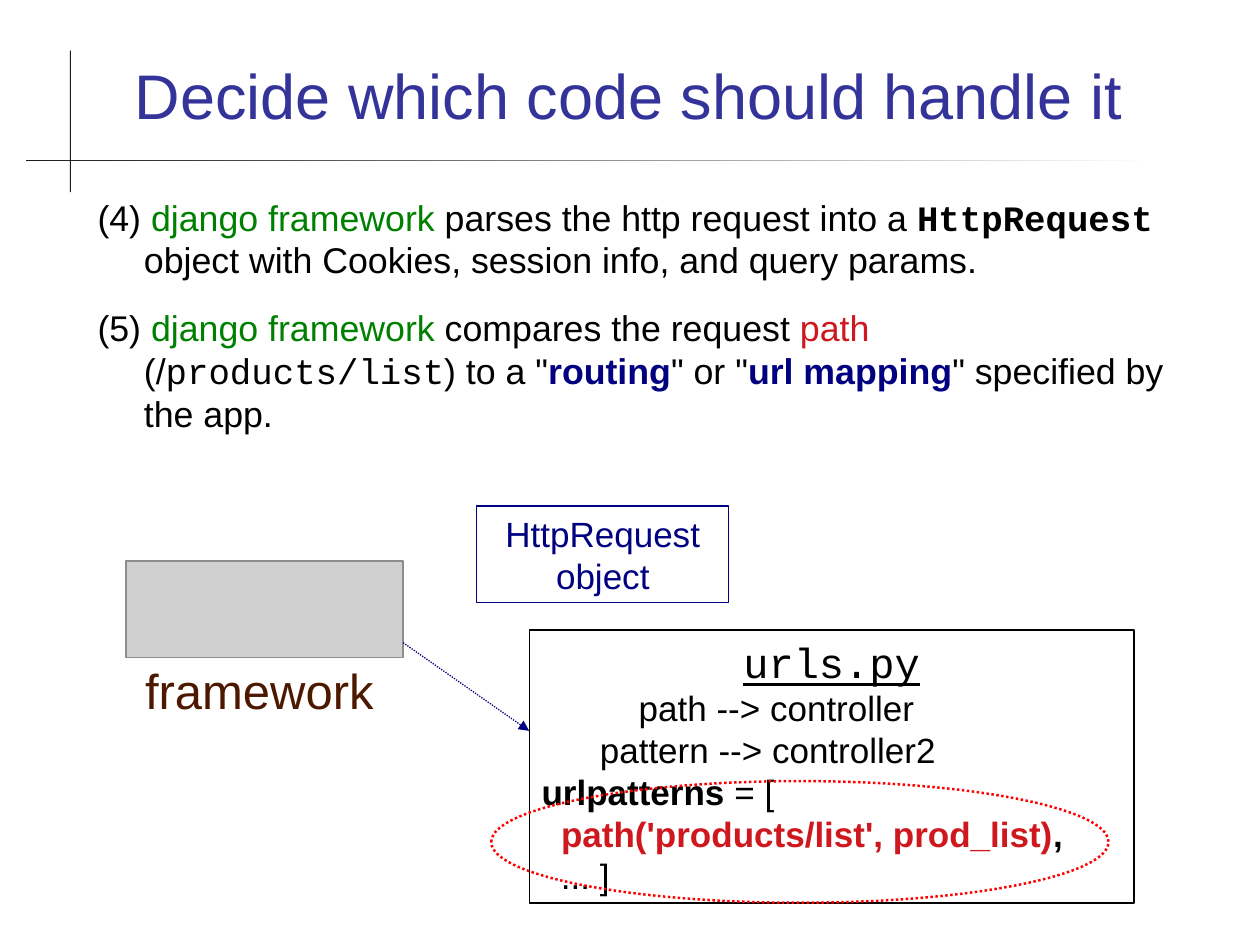
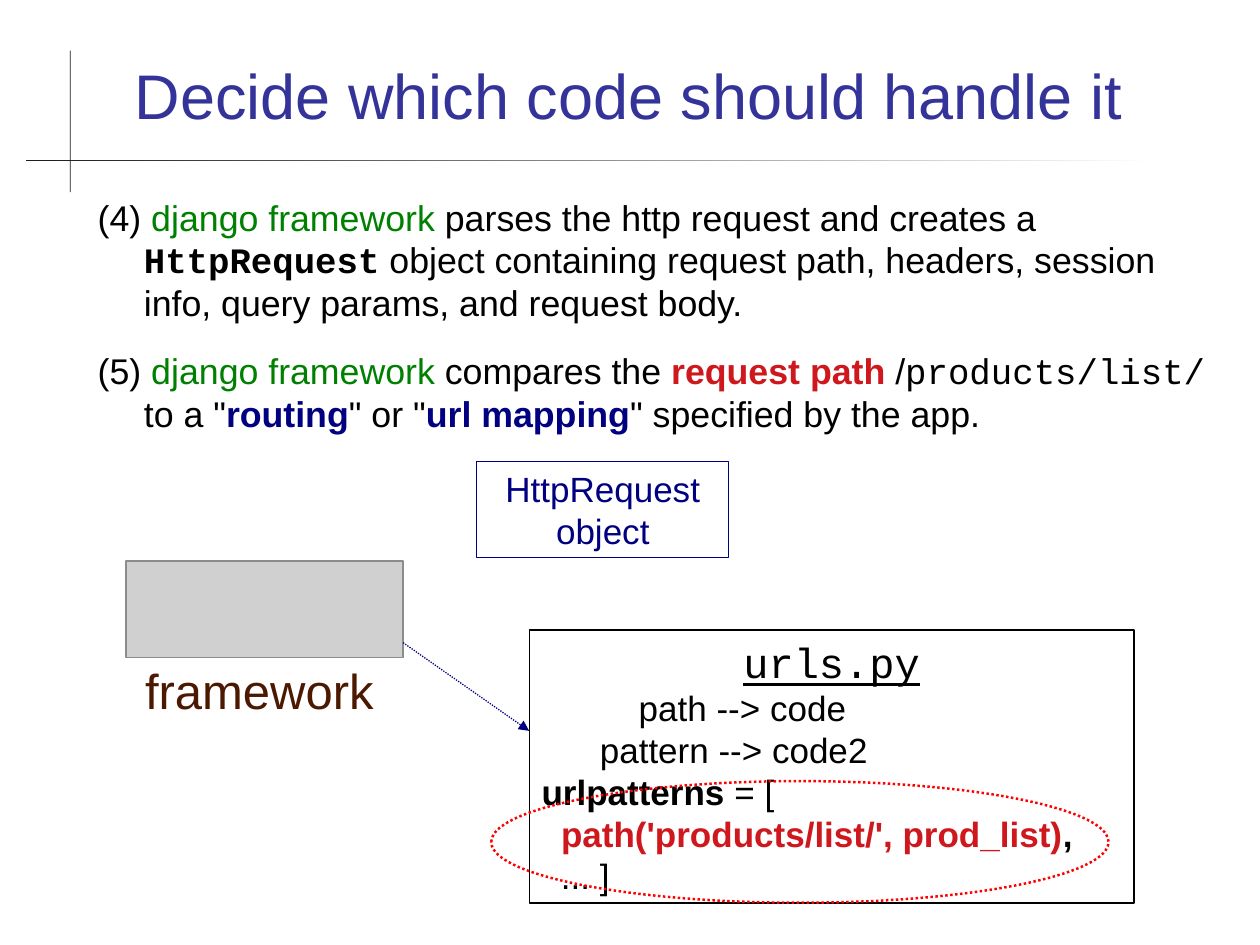
Before and after one commit to cpske/ISP, a slide deck: slide 5 of web/Frameworks.ppt. Drawn at 1260x945 pixels with LibreOffice and Linux fonts; fonts in the diff are those of the drawing; grey boxes stand for pictures. Boxes give left, top, right and bottom in pixels: in the first picture for what was removed or moved away, otherwise in the second. Text is boxed around its words. In the diff, an @@ line names an element or a change of style, - is before the commit and + after.

```diff
--- a/web/Frameworks.ppt
+++ b/web/Frameworks.ppt
@@ text at (98,205,1205,434): text changed @@
-(4) django framework parses the http request into a HttpRequest object with Cookies, session info, and query params.
-(5) django framework compares the request path (/products/list) to a "routing" or "url mapping" specified by the app.
+(4) django framework parses the http request and creates a HttpRequest object containing request path, headers, session info, query params, and request body.
+(5) django framework compares the request path /products/list/ to a "routing" or "url mapping" specified by the app.
@@ rectangle "HttpRequest object": place and size @@
-rectangle "HttpRequest object" at (476,507,728,604)
+rectangle "HttpRequest object" at (476,461,728,558)
@@ text in rectangle at (600,695,867,770): text changed @@
-path --> controller
-pattern --> controller2
+path --> code
+pattern --> code2
@@ text in rectangle at (561,821,1073,854): text changed @@
-path('products/list', prod_list),
+path('products/list/', prod_list),
```
Also in this commit, not shown: 5 other slides changed, 2 slides added, 5 other files.
